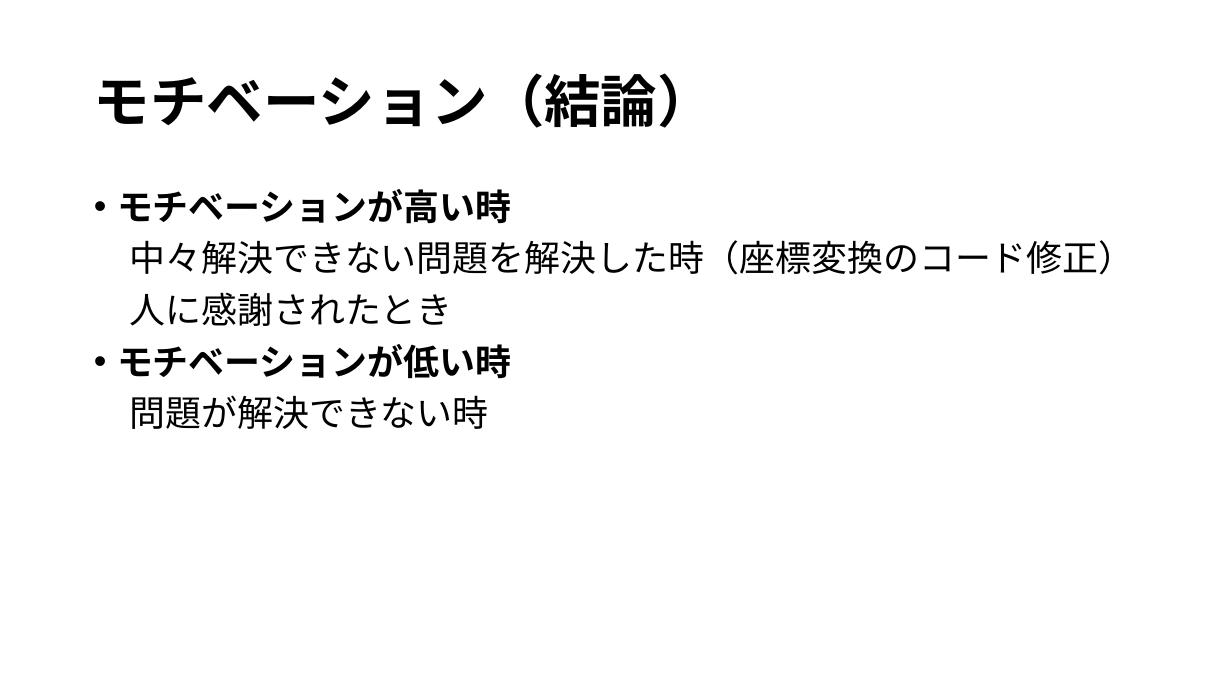
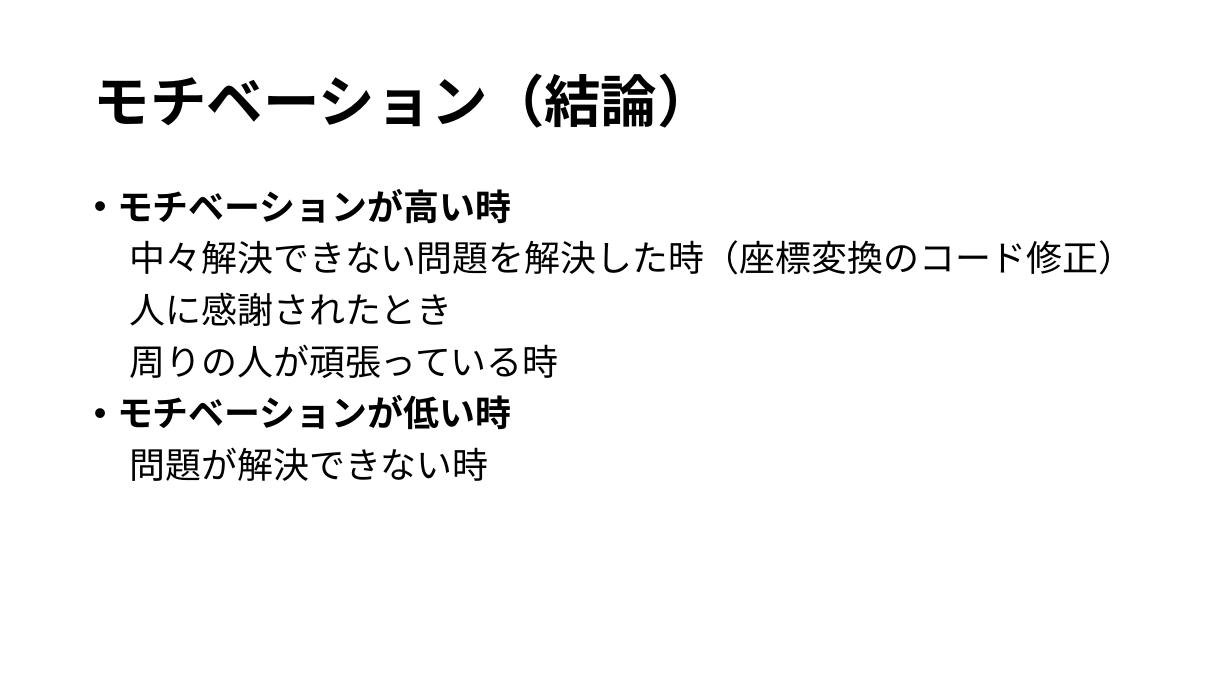
Before and after one commit to yamada4649/tibakoudai_2023, a slide deck: slide 25 of 就活関係/自己分析/就活（自己分析）.pptx. Drawn at 1232x693 pixels with LibreOffice and Linux fonts; fonts in the diff are those of the drawing. Boxes give left, top, right and bottom in pixels: in the first picture for what was removed or moved away, otherwise in the second. Text is boxed around its words. In the diff, an @@ line names an element or a change of style, - is before the commit and + after.

```diff
--- a/就活関係/自己分析/就活（自己分析）.pptx
+++ b/就活関係/自己分析/就活（自己分析）.pptx
@@ text at box(130, 344, 559, 378): paragraph added @@
+周りの人が頑張っている時
```
Also in this commit, not shown: 1 other slide changed, 14 slides added, 39 other files.
